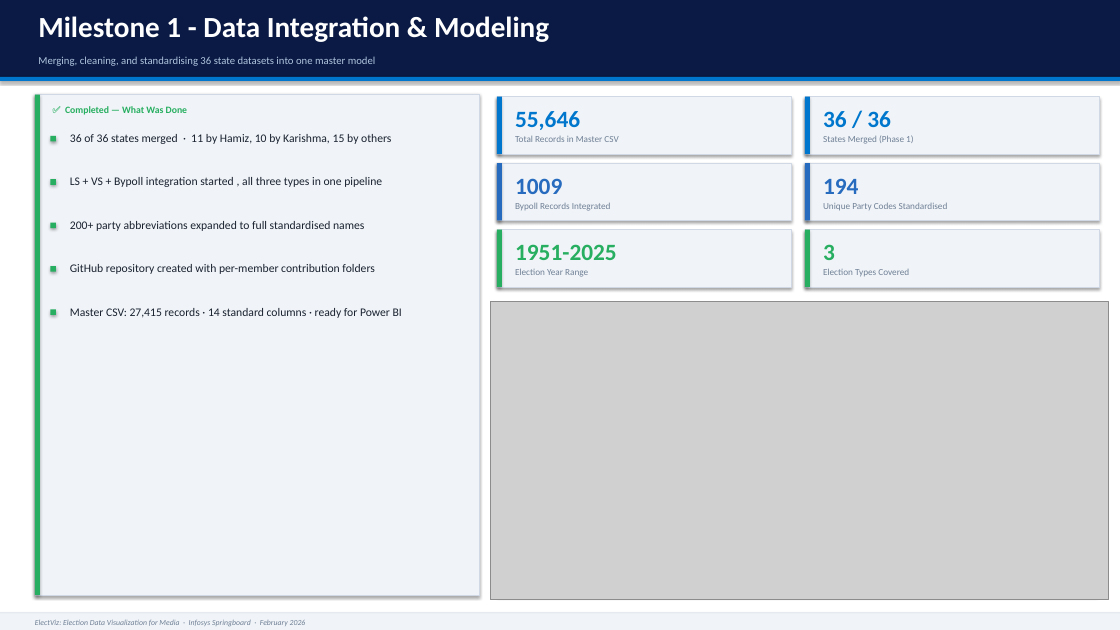
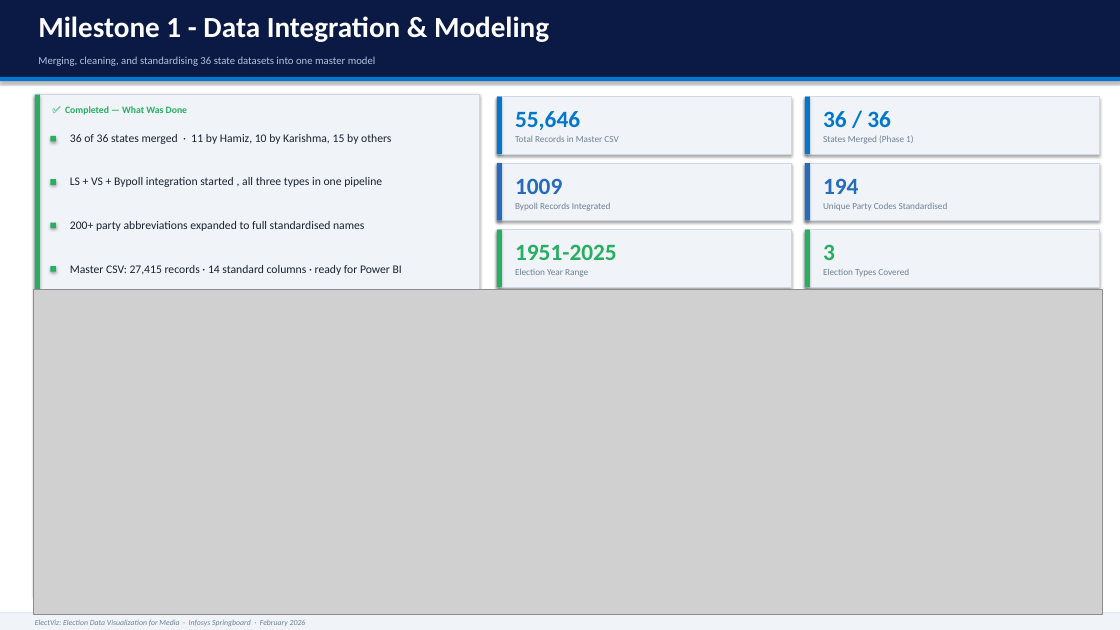
Before and after one commit to MdHamizK/Infosys-Election-Datasets-Team_B, a slide deck: slide 6 of ElectViz_Election_DataViz_Media.pptx (slide 7 before the commit). Drawn at 1120x630 pixels with LibreOffice and Linux fonts; fonts in the diff are those of the drawing; grey boxes stand for pictures. Boxes give left, top, right and bottom in pixels: in the first picture for what was removed or moved away, otherwise in the second. Text is boxed around its words. In the diff, an @@ line names an element or a change of style, - is before the commit and + after.

```diff
--- a/ElectViz_Election_DataViz_Media.pptx
+++ b/ElectViz_Election_DataViz_Media.pptx
@@ text "Master CSV: 27,415 records · ...": place and size @@
-text "Master CSV: 27,415 records · ..." at [70, 308, 402, 318]
+text "Master CSV: 27,415 records · ..." at [70, 265, 402, 275]
@@ text removed at [70, 264, 374, 274] @@
-GitHub repository created with per-member contribution folders
@@ picture: place and size @@
-picture at [490, 301, 1108, 599]
+picture at [34, 289, 1102, 615]
@@ rectangle removed at [50, 309, 56, 315] @@
```
Also in this commit, not shown: 3 other slides changed, 2 slides removed, 9 other files.
